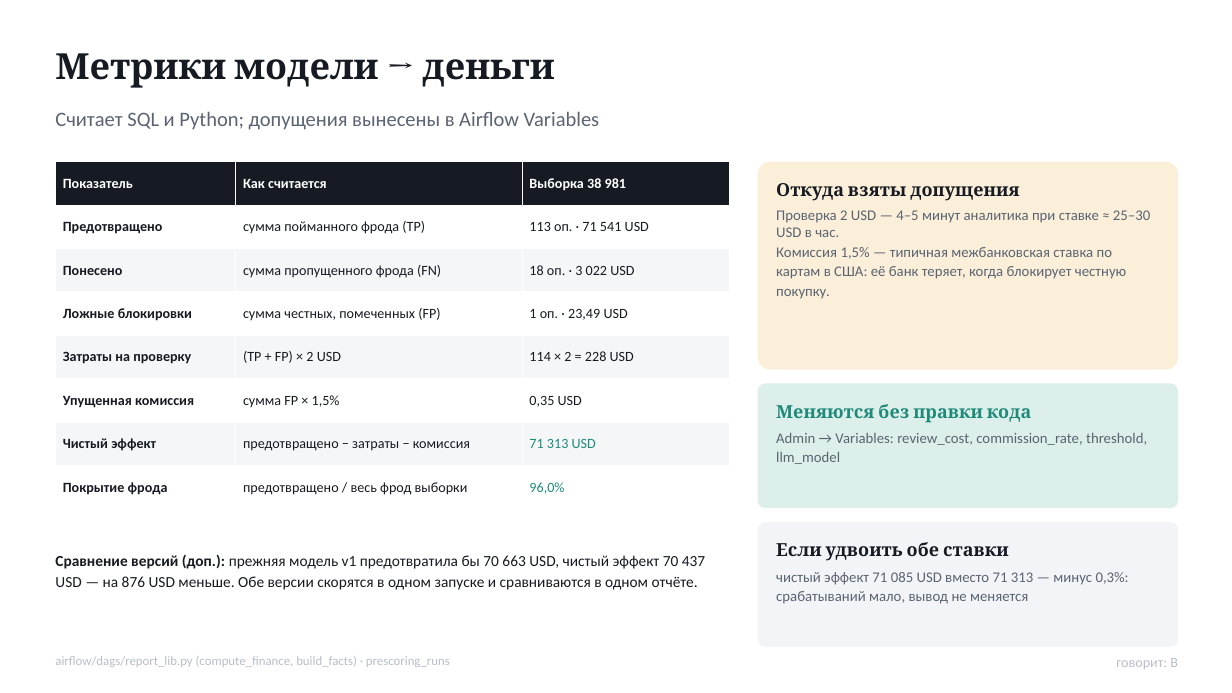
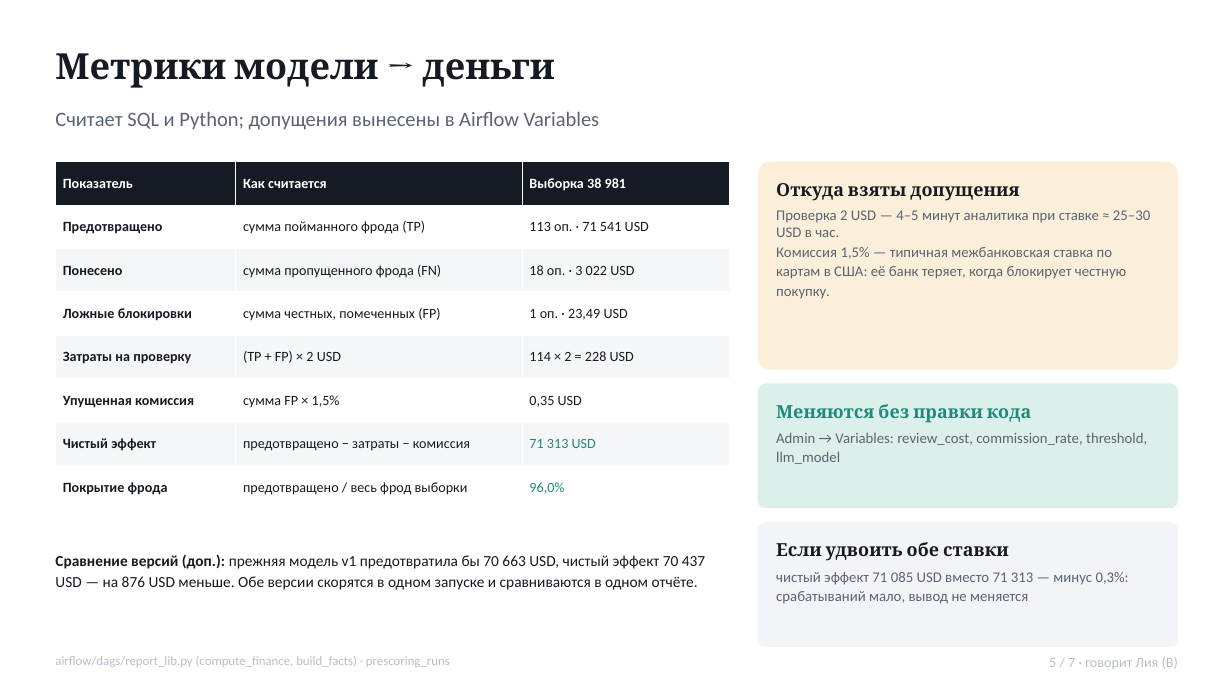
Before and after one commit to shrailymadil-debug/antifraud, a slide deck: slide 5 of docs/presentations/Неделя6_презентация.pptx. Drawn at 1232x693 pixels with LibreOffice and Linux fonts; fonts in the diff are those of the drawing. Boxes give left, top, right and bottom in pixels: in the first picture for what was removed or moved away, otherwise in the second. Text is boxed around its words. In the diff, an @@ line names an element or a change of style, - is before the commit and + after.

```diff
--- a/docs/presentations/Неделя6_презентация.pptx
+++ b/docs/presentations/Неделя6_презентация.pptx
@@ text at bbox=[1049, 657, 1178, 669]: text changed @@
-говорит: B
+5 / 7 · говорит Лия (B)
```
Also in this commit, not shown: 6 other slides changed, 1 other file.
